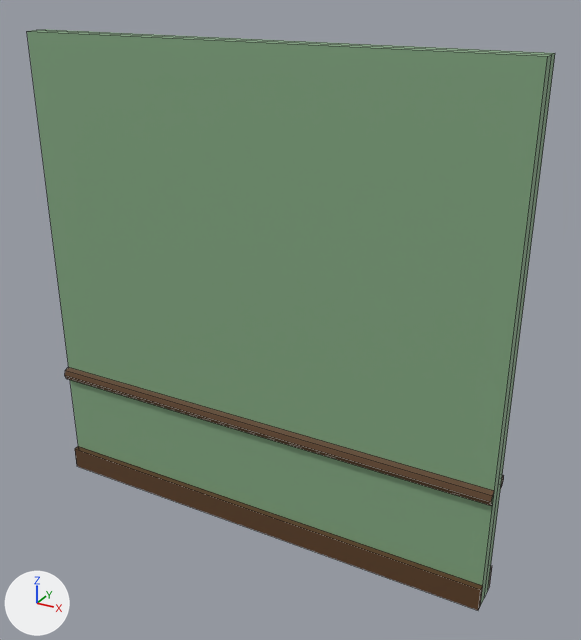
Before and after pictures for a commit that changed the FBX model Assets/Models/Architecture/Hospital/4m/h_wall_2_4.fbx.
Rendered twice from a 50 mm camera at (3.02, -4.96, 4.46) aimed at (0.24, 0.1, 1.93). Lighting does not change. The marker at lower left points along +X, +Y and +Z. Mesh edges are drawn as thin lines. Where no turn or scale is listed for an object, it has been applied to the vertices.
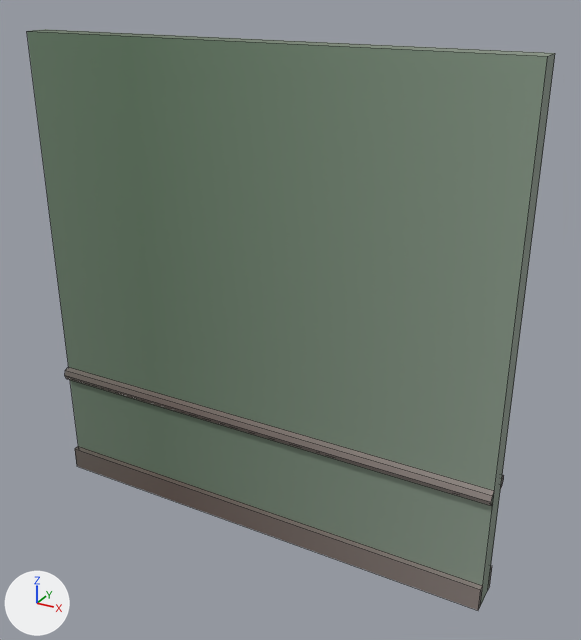
What changed in the scene script:
```text
Add img_hospital_atlas_png:
    img_hospital_atlas_png = load_image('Hospital Atlas.png', '../../../../Materials - Textures/Hospital Atlas.png', 8, 8, 'sRGB')
Add mat_matte:
    mat_matte = principled_material('Matte')
    mat_matte.texture = img_hospital_atlas_png
Change me_cube_008:
    used by ob_cube; location = (0.0, 0.0, 0.0)
    remove me_cube_008.from_pydata(...)  # 48 vertices, 28 faces; spans x -2.0..2.0, y -0.16..0.16, z 0.0..4.0
    add me_cube_008.from_pydata(...)  # 44 vertices, 24 faces; spans x -2.0..2.0, y -0.16..0.16, z 0.0..4.0
    me_cube_008 part 1
    4 vertices are removed from x -2.0..2.0, y 0.0, z 0.0..4.0
    8 faces are deleted
    4 new faces join them
    me_cube_008 part 2: 2 faces spanning x -2.0..2.0, y -0.1..0.1, z 0.0..4.0 switch from mat_wall1_005 (green #83a882) to mat_matte (picture img_hospital_atlas_png)
    me_cube_008 part 3: 18 faces spanning x -2.0..2.0, y -0.16..0.16, z 0.0..1.06 switch from mat_wall2_005 (brown #5d4026) to mat_matte (picture img_hospital_atlas_png)
```

Where the change shows, as pixel boxes [x1, y1, x2, y2] in the pictures (581 x 640 px):
part 1 of me_cube_008, cut back: [32, 29, 555, 604] in both
part 2 of me_cube_008, recoloured (green to grey): [27, 31, 548, 586] in both
part 3 of me_cube_008, recoloured (brown to grey): [65, 367, 502, 611] in both
